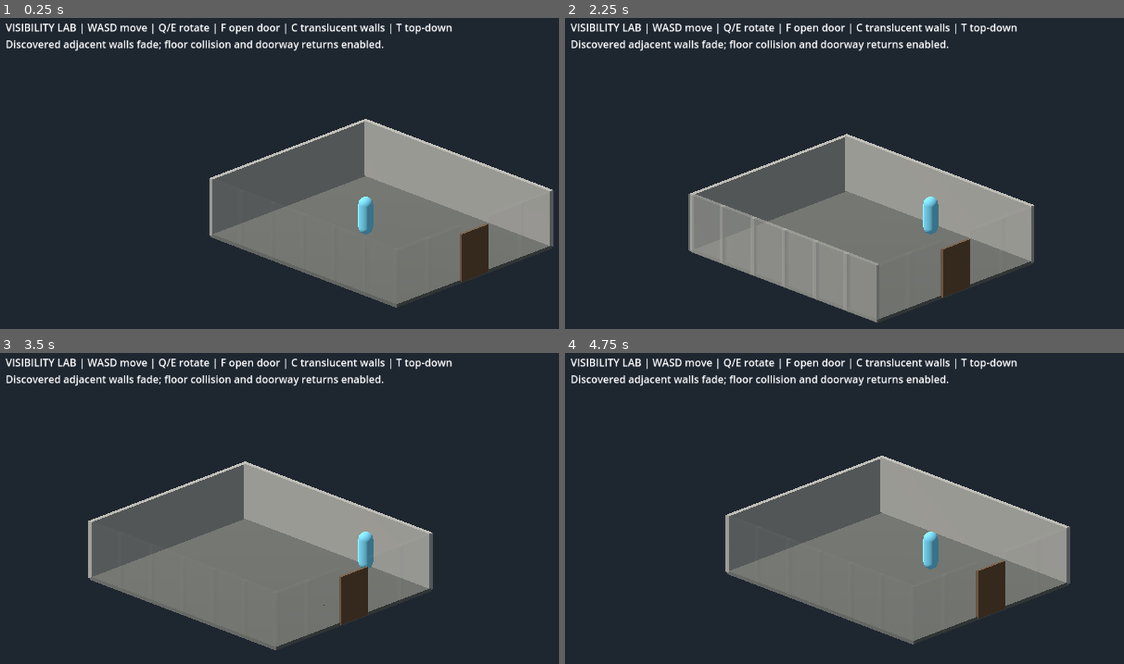
Above: before the commit, frames 1-4 (two rows, left to right).
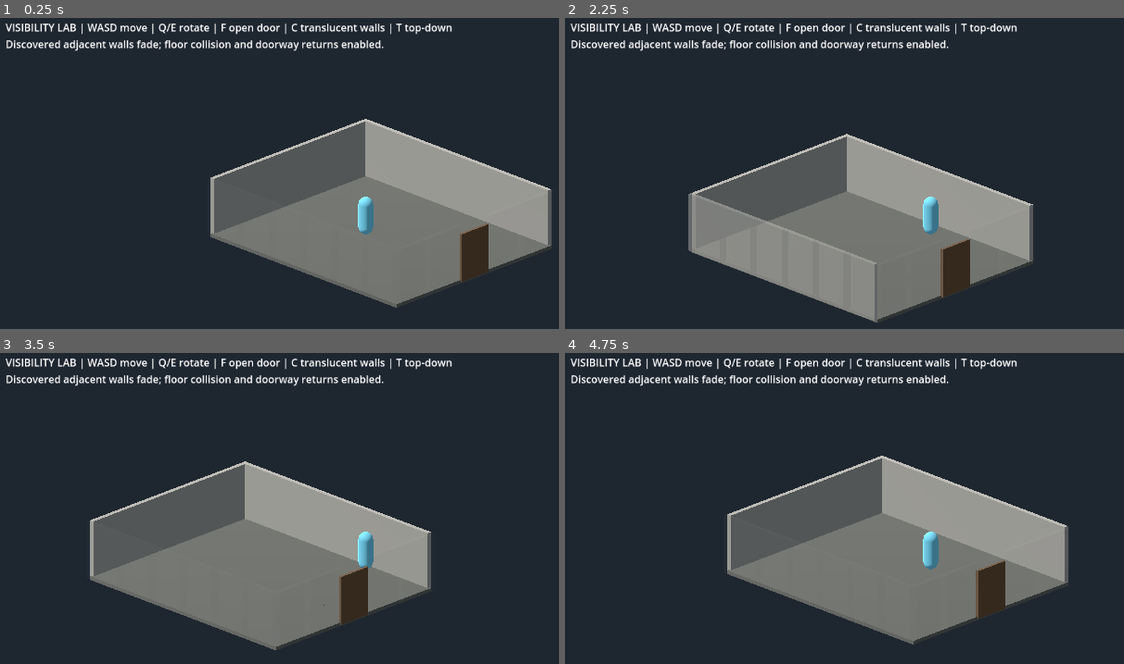
Above: after the commit, the same moments.

Repository: Jonty303/Project-Gauntlands
Game: Godot game, scene res://scenes/grid_geometry_audit_25d.tscn
Same seed, same stepped clock (60 frames per second), same inputs: the game is played once before the commit and once after it. This scene is started directly instead of the project's main scene.
Inputs (mouse positions are in pixels of both pictures, inside the frame that each line leads up to):
- Up to frame 1 (0.25 s): no input
- Up to frame 2 (2.25 s): tap Enter (ui_accept) at 0.5, 0.77, 2 s; move the mouse to (1096, 195) at 0.52 s; hold D (move_right) 0.53-1.25 s; hold Space (attack) 0.53-1.25 s; click (1096, 195) at 0.67 s; tap E (target_next) at 0.8 s; drag from (783, 238) to (894, 301) at 1.27 s; move the mouse to (1006, 126) at 2.02 s; hold D (move_right) from 2.03 s (still down); hold Space (attack) from 2.03 s (still down); tap Q (target_previous) at 2.1 s
- Up to frame 3 (3.5 s): release D (move_right) at 2.75 s; release Space (attack) at 2.75 s; drag from (329, 636) to (145, 489) at 2.77 s
- Up to frame 4 (4.75 s): tap Enter (ui_accept) at 3.5, 3.77 s; move the mouse to (outside the picture) at 3.52 s; hold A (move_left) 3.53-4.25 s; tap E (target_next) at 3.6 s; tap Q (target_previous) at 3.8 s; drag from (710, 489) to (822, 449) at 4.27 s

The runs differ from the first frame. In frame 1, 0.2% of the frame differs, in the area x 37-100%, y 33-74%; in frame 2, 0.3%; in frame 3, 0.3%; in frame 4, 0.3%, in the area x 28-91%, y 33-75%.

Commit message:
Remove overlapping lab wall joins and test movement collision

Diff:
--- a/scripts/grid_geometry_audit_25d.gd
+++ b/scripts/grid_geometry_audit_25d.gd
@@ -156,7 +156,9 @@
     _register_wall(visual,at,owners,normals)
 
 func _wall_piece(at: Vector3,along_x: bool,owner: int,outward: Vector3) -> void:
-    var size := Vector3(CELL,WALL_HEIGHT,WALL_THICKNESS) if along_x else Vector3(WALL_THICKNESS,WALL_HEIGHT,CELL)
+    # Each endpoint already owns a thickness-wide corner box. Stop at its face.
+    var span: float = CELL-WALL_THICKNESS
+    var size := Vector3(span,WALL_HEIGHT,WALL_THICKNESS) if along_x else Vector3(WALL_THICKNESS,WALL_HEIGHT,span)
     var solid := StaticBody3D.new()
     solid.position = at+Vector3(0,WALL_HEIGHT*0.5,0)
     add_child(solid)
@@ -185,7 +187,8 @@
     # Both returns terminate exactly at the jamb, without overlapping the door.
     for x in [-3.0,3.0]:
         for side in [-1.0,1.0]:
-            var length: float = (3.0-0.875)
+            # The exterior corner fills the final half-thickness at the junction.
+            var length: float = (3.0-WALL_THICKNESS*0.5-0.875)
             var z: float = side*(0.875+length*0.5)
             var at: Vector3 = floor_origin+Vector3(x,0,z)
             var owner: int = 0 if x < 0.0 else 2
--- /dev/null
+++ b/tests/architecture_lab_test.gd
@@ -0,0 +1,130 @@
+extends SceneTree
+## Godot 4.5.2: --headless --path . --script res://tests/architecture_lab_test.gd
+const SCENE = preload("res://scenes/grid_geometry_audit_25d.tscn")
+var lab: Node3D
+var checks := 0
+var failures := 0
+
+func _initialize() -> void:
+    call_deferred("run")
+
+func check(ok: bool, message: String) -> void:
+    checks += 1
+    if not ok:
+        failures += 1
+        push_error(message)
+
+func frame() -> void:
+    await physics_frame
+    await process_frame
+
+func supported() -> bool:
+    return lab.hero.is_on_floor() and absf(lab.hero.position.y - (lab.floor_origin.y + 0.09)) < 0.02
+
+func walk(direction: Vector3, frames: int) -> bool:
+    # Convert world direction to camera-relative input, exercising production physics.
+    var right: Vector3 = lab.camera.global_basis.x
+    var back: Vector3 = lab.camera.global_basis.z
+    right.y = 0
+    back.y = 0
+    var input := Vector2(direction.dot(right.normalized()), direction.dot(back.normalized()))
+    for entry in [["move_right", input.x], ["move_left", -input.x], ["move_down", input.y], ["move_up", -input.y]]:
+        if entry[1] > 0.0001:
+            Input.action_press(entry[0], entry[1])
+    var stable := true
+    for i in range(frames):
+        await frame()
+        stable = stable and supported()
+    for action in ["move_right", "move_left", "move_down", "move_up"]:
+        Input.action_release(action)
+    return stable
+
+func geometry() -> void:
+    var bounds: Array[AABB] = []
+    for record in lab.wall_records:
+        var visual: MeshInstance3D = record.visual
+        var body: StaticBody3D = visual.get_parent()
+        var size: Vector3 = visual.mesh.size
+        bounds.append(AABB(body.position - size * 0.5, size))
+    var overlaps := 0
+    for i in range(bounds.size()):
+        for j in range(i + 1, bounds.size()):
+            var overlap := bounds[i].intersection(bounds[j])
+            if overlap.size.x > 0.001 and overlap.size.y > 0.001 and overlap.size.z > 0.001:
+                overlaps += 1
+    check(overlaps == 0, "Wall solids must meet without overlapping: %d overlaps" % overlaps)
+    for door in lab.doors:
+        var center: Vector3 = door.center
+        var cell: Vector3i = lab.floor_grid.local_to_map(center)
+        check(lab.occupied.has(Vector2i(cell.x, cell.z)) and lab.occupied.has(Vector2i(cell.x - 1, cell.z)), "Door must bridge occupied floor cells")
+        check(is_equal_approx(center.x, lab.floor_origin.x + float(cell.x) * lab.CELL - lab.CELL * 0.5), "Door must align with shared floor edge")
+        for side in [-1.0, 1.0]:
+            var count := 0
+            for box in bounds:
+                var jamb: float = center.z + side * 0.875
+                if absf(box.get_center().x - center.x) < 0.001 and (absf(box.position.z - jamb) < 0.001 or absf(box.end.z - jamb) < 0.001):
+                    count += 1
+            check(count == 1, "Each doorway jamb needs exactly one return")
+
+func run() -> void:
+    for yaw in [0.0, 45.0, 135.0, 225.0, 315.0]:
+        lab = SCENE.instantiate()
+        root.add_child(lab)
+        lab.camera_yaw = yaw
+        lab._update_camera()
+        for i in range(15):
+            await frame()
+        if yaw == 0.0:
+            geometry()
+        check(supported(), "Initial support at yaw %s" % yaw)
+        for cell in lab.floor_visuals:
+            check(lab.floor_visuals[cell].visible == (lab.room_by_cell[cell] == 0), "Undiscovered floor must stay hidden")
+        # Follow the center line across both doors; first attempt each while closed.
+        for door in lab.doors:
+            var distance: float = door.center.x - lab.hero.position.x
+            check(await walk(Vector3.RIGHT, int((distance + 1.0) * 12.0)), "Support while approaching closed door")
+            check(lab.hero.position.x < door.center.x - 0.35 and lab.hero.position.x > door.center.x - 0.5, "Closed door blocks movement at its face")
+            check(not door.collider.disabled, "Closed door collider remains enabled")
+            lab._toggle_nearby_door()
+            await frame()
+            check(door.collider.disabled and not door.closed, "Opening disables door collision")
+            check(await walk(Vector3.RIGHT, 24), "Support through open doorway")
+            check(lab.hero.position.x > door.center.x + 1.0, "Open door permits passage")
+            lab._toggle_nearby_door()
+            await frame()
+            check(not door.collider.disabled and door.closed, "Closing restores door collision")
+        check(lab._current_room() == 2 and lab.discovered_rooms.size() == 3, "Movement discovers corridor and second room")
+        # Push against the north boundary, then repeat with fading disabled.
+        check(await walk(Vector3.FORWARD, 90), "Support near room boundary")
+        var stopped: Vector3 = lab.hero.position
+        check(absf(stopped.z - (lab.floor_origin.z - 5.0 + 0.11 + 0.34)) < 0.03, "Boundary wall blocks movement")
+        for cutaway in [true, false]:
+            lab.cutaway = cutaway
+            lab._update_visibility(1.0)
+            var faded := 0
+            for record in lab.wall_records:
+                var body: StaticBody3D = record.visual.get_parent()
+                check(body.collision_layer == 1, "Visibility must preserve wall collision layer")
+                for child in body.get_children():
+                    if child is CollisionShape3D:
+                        check(not child.disabled, "Visibility must preserve wall shape")
+                if record.alpha < 0.05:
+                    faded += 1
+            check(not cutaway or faded > 0, "Exercise translucent walls")
+            check(await walk(Vector3.FORWARD, 12), "Support while pushing wall")
+            check(lab.hero.position.distance_to(stopped) < 0.02, "Wall blocks regardless of transparency")
+        # Return through both doors to confirm discovery persists across reverse transitions.
+        check(await walk(Vector3.BACK, 48), "Support returning to door center line")
+        for index in [1, 0]:
+            var door: Dictionary = lab.doors[index]
+            var distance: float = lab.hero.position.x - door.center.x
+            await walk(Vector3.LEFT, maxi(0, int((distance - 1.2) * 12.0)))
+            lab._toggle_nearby_door()
+            await frame()
+            check(await walk(Vector3.LEFT, 36), "Support during reverse doorway transition")
+        check(lab._current_room() == 0 and lab.discovered_rooms.size() == 3, "Discovery persists on return")
+        print("Completed movement and collision checks at yaw ", yaw)
+        lab.queue_free()
+        await process_frame
+    print("Architecture lab: %d checks, %d failures" % [checks, failures])
+    quit(1 if failures else 0)
Not shown, added: tests/architecture_lab_test.gd.uid
Not shown, added: docs/ITERATION_1_RESULTS.md
